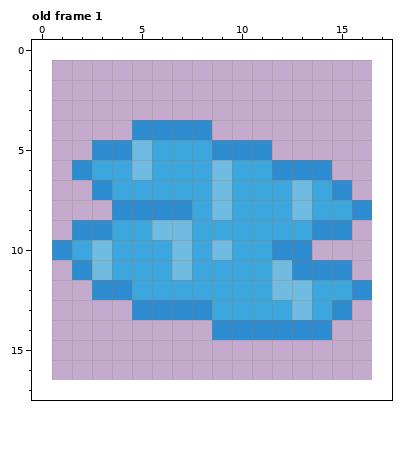
Edited in one commit: pixel-art file (art/items/ocean.aseprite). That is the earlier state.
16x16 pixels, 1 frame. Shown: old frame 1. The old version is drawn lined up with the new one, on the new canvas.
New version:
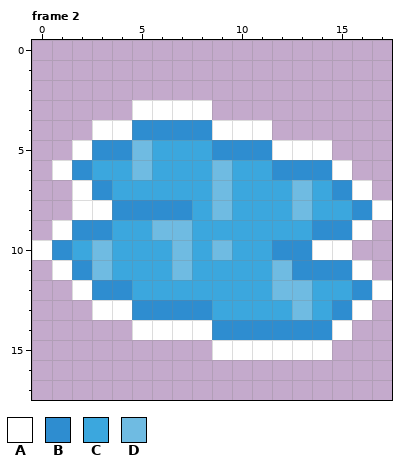
Palette (. is transparent): A #ffffff  B #2e8dd0  C #3ba7de  D #6fbbe2
A new or re-ordered frame is compared with the old frame closest to it.
What changed:
canvas 16x16 -> 18x18, the old top-left corner now at 1,1
frames 1 -> 2
Frame 2 is new; against old frame 1:
y 3: x 5..8 .... -> AAAA
y 4: x 3..4 .. -> AA; x 9..11 ... -> AAA
y 5: x 2 . -> A; x 12..14 ... -> AAA
y 6: x 1 . -> A; x 15 . -> A
y 7: x 2 . -> A; x 16 . -> A
y 8: x 2..3 .. -> AA; x 17 . -> A
y 9: x 1 . -> A; x 16 . -> A
y 10: x 0 . -> A; x 14..15 .. -> AA
y 11: x 1 . -> A; x 16 . -> A
y 12: x 2 . -> A; x 17 . -> A
y 13: x 3..4 .. -> AA; x 16 . -> A
y 14: x 5..8 .... -> AAAA; x 15 . -> A
y 15: x 9..14 ...... -> AAAAAA
Changed places in both pictures, as pixel boxes (x1, y1, x2, y2):
added: (32, 100, 392, 360)
